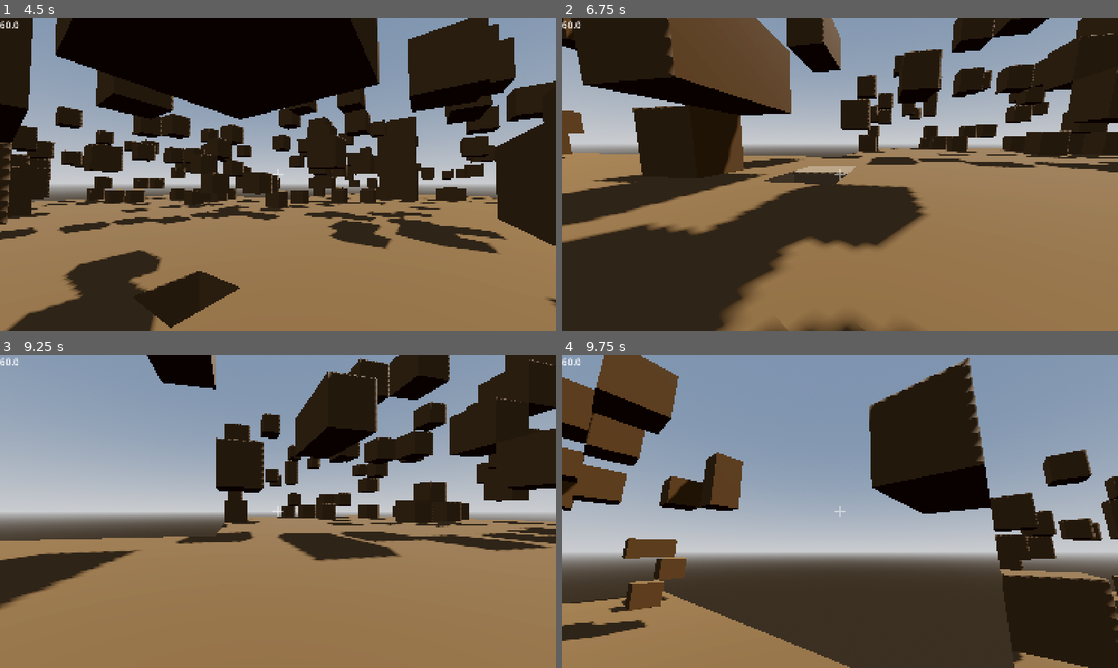
Above: before the commit, frames 1-4 (two rows, left to right).
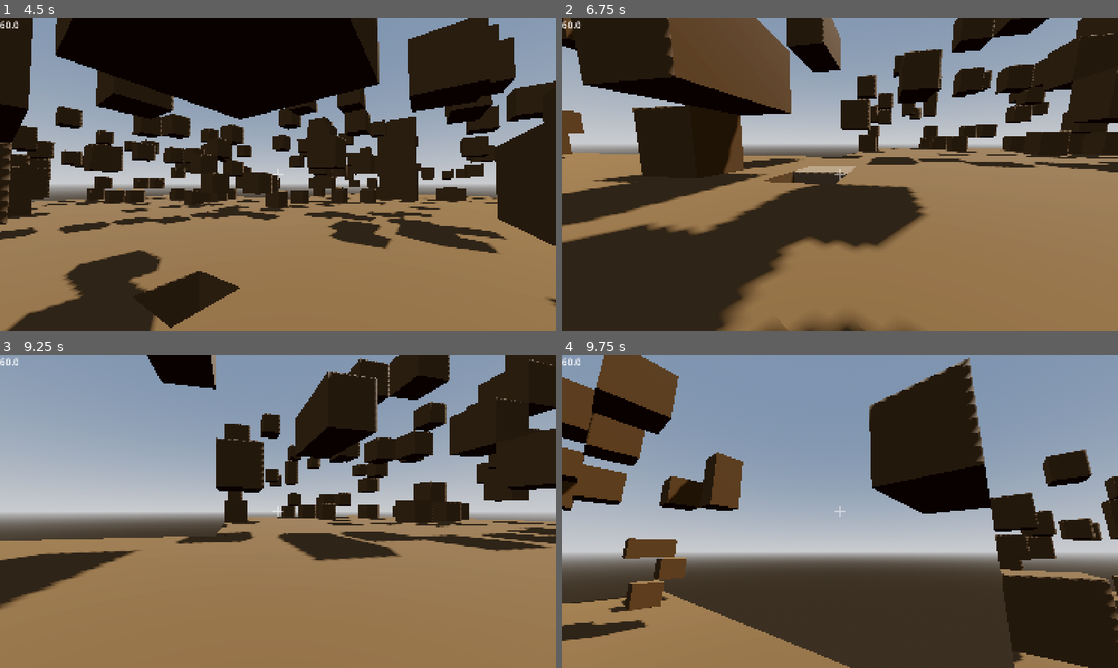
Above: after the commit, the same moments.

Repository: PixelSaver/PlacePixels
Game: Godot game, scene res://scriptsnscenes/main.tscn
Same seed, same stepped clock (60 frames per second), same inputs: the game is played once before the commit and once after it.
Inputs (mouse positions are in pixels of both pictures, inside the frame that each line leads up to):
- Up to frame 1 (4.5 s): tap Enter at 0.5 s; move the mouse to (272, 180) at 0.52 s; hold W (up) 0.53-2.78 s; click (272, 180) at 0.6 s; tap Space (jump) at 0.77, 1.52, 3.02, 3.77 s; move the mouse to (316, 177) at 1.27 s; right-click (316, 177) at 1.35 s; move the mouse to (233, 171) at 2.02 s; click (233, 171) at 2.1 s; move the mouse to (283, 174) at 2.77 s; hold A (left) 2.78-3.53 s; right-click (283, 174) at 2.85 s; move the mouse to (255, 168) at 3.52 s; hold W (up) from 3.53 s (still down); click (255, 168) at 3.6 s; move the mouse to (305, 174) at 4.27 s; right-click (305, 174) at 4.35 s
- Up to frame 2 (6.75 s): tap Space (jump) at 4.52, 6.02 s; move the mouse to (812, 174) at 5.02 s; click (812, 174) at 5.1 s; move the mouse to (851, 168) at 5.77 s; release W (up) at 5.78 s; hold D (right) 5.78-6.53 s; right-click (851, 168) at 5.85 s; move the mouse to (834, 180) at 6.52 s; hold W (up) from 6.53 s (still down); click (834, 180) at 6.6 s
- Up to frame 3 (9.25 s): tap Space (jump) at 6.77, 7.52, 9.02 s; move the mouse to (316, 514) at 7.27 s; right-click (316, 514) at 7.35 s; move the mouse to (233, 508) at 8.02 s; click (233, 508) at 8.1 s; move the mouse to (283, 511) at 8.77 s; release W (up) at 8.78 s; hold A (left) from 8.78 s (still down); right-click (283, 511) at 8.85 s
- Up to frame 4 (9.75 s): tap Space (jump) at 9.5 s; move the mouse to (817, 505) at 9.52 s; release A (left) at 9.53 s; hold W (up) from 9.53 s (still down); click (817, 505) at 9.6 s

Frame 1 is identical in both runs. In frame 2, 0.1% of the frame differs, in the area x 36-42%, y 49-53%; in frame 3, less than 0.1%; in frame 4, less than 0.1%.

Commit message:
Optimize chunk rebuilding for loading and unloading

Diff:
--- a/scriptsnscenes/worldgen/world_gen.gd
+++ b/scriptsnscenes/worldgen/world_gen.gd
@@ -3,6 +3,8 @@
 
 ## Dictionary<Vector2i, Chunk>
 var loaded_chunks : Dictionary = {}
+var rebuild_queue: Array[Vector2i] = []
+const MAX_REBUILDS_PER_FRAME = 1
 
 func _ready():
 	Global.world_gen = self
@@ -17,6 +19,15 @@
 		chunk.build_mesh(_get_neighbor_chunks(chunk.chunk_position))
 
 	Global.player_chunk_update.connect(_on_player_chunk_update)
+
+func _process(_delta: float) -> void:
+	for i in min(MAX_REBUILDS_PER_FRAME, rebuild_queue.size()):
+		var chunk_pos = rebuild_queue.pop_front()
+		if loaded_chunks.has(chunk_pos):
+			await get_tree().process_frame
+			if loaded_chunks.has(chunk_pos):
+				loaded_chunks[chunk_pos].build_mesh(_get_neighbor_chunks(chunk_pos))
+
 
 ## Adds a chunk to the world, and returns the chunk.
 ## If there is a chunk in that position already, return that chunk
@@ -62,7 +73,7 @@
 		var rz = randi() % Chunk.CHUNK_SIZE
 		chunk.set_block(Vector3i(rx, ry, rz), 1)
 
-# Helper: gather neighboring chunks for proper face culling
+## Helper: gather neighboring chunks for proper face culling
 func _get_neighbor_chunks(center_pos: Vector2i) -> Dictionary:
 	var neighbors := {}
 	for dx in [-1,0,1]:
@@ -105,8 +116,9 @@
 				if loaded_chunks.has(neighbor_pos):
 					chunks_to_rebuild[neighbor_pos] = true
 	for chunk_pos in chunks_to_rebuild.keys():
-		if loaded_chunks.has(chunk_pos):
-			loaded_chunks[chunk_pos].build_mesh(_get_neighbor_chunks(chunk_pos))
+		if not loaded_chunks.has(chunk_pos):
+			rebuild_queue.append(chunk_pos)
+			#loaded_chunks[chunk_pos].build_mesh(_get_neighbor_chunks(chunk_pos))
 
 
 
